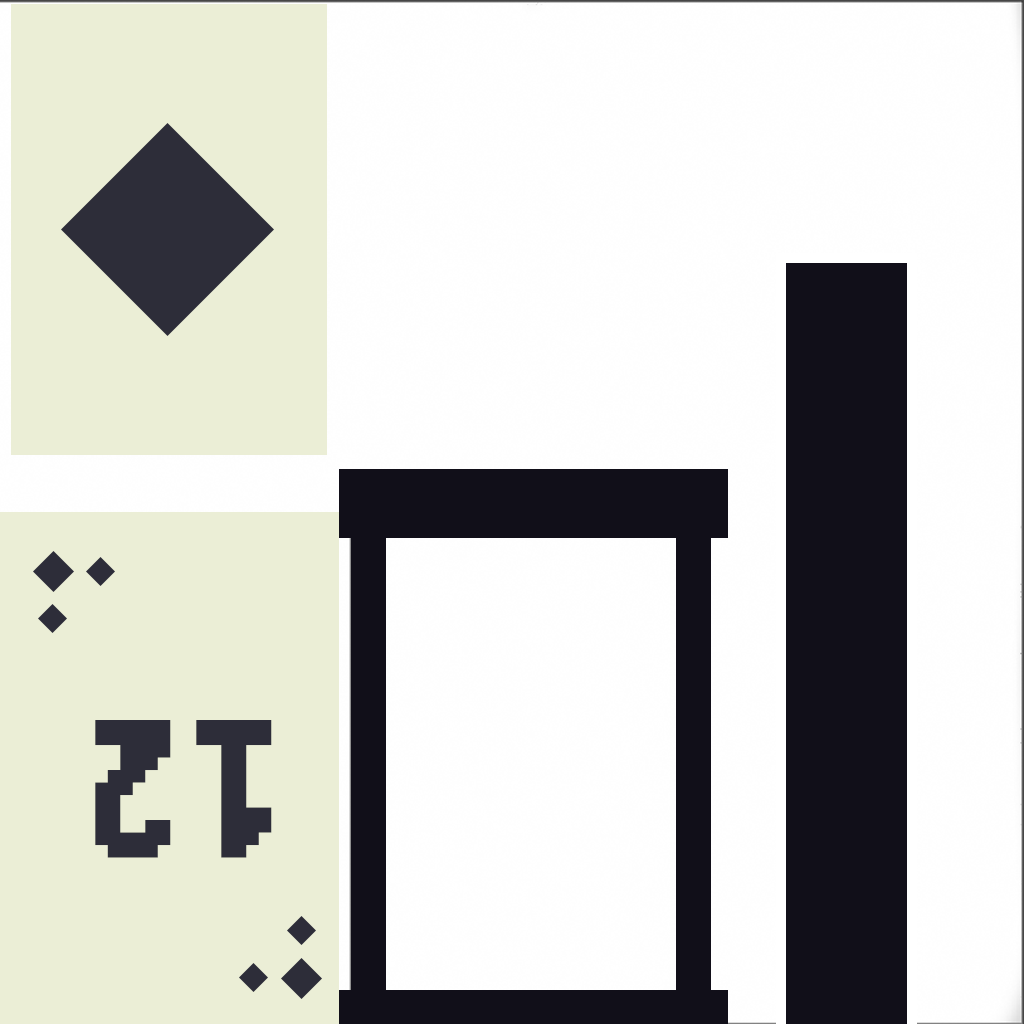
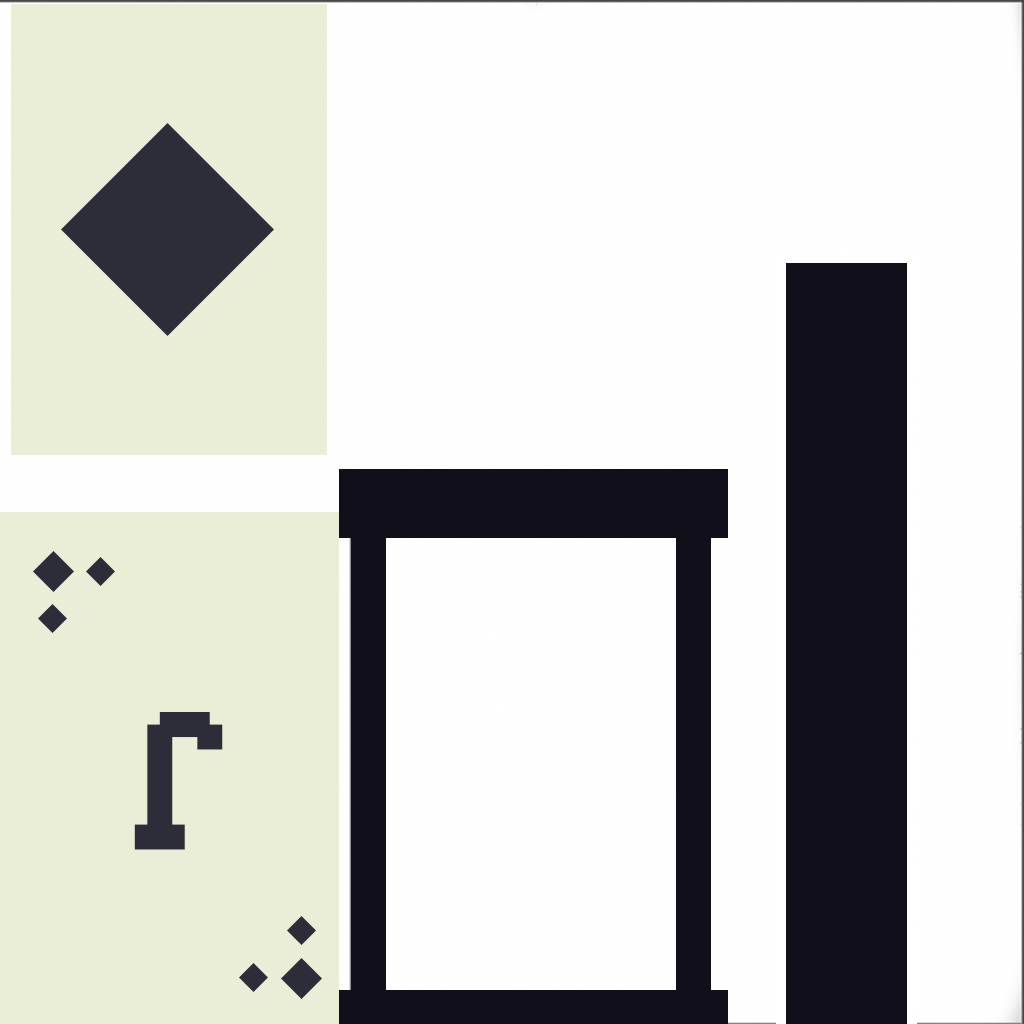
Before/after of a 1024 × 1024 layered artwork. What changed in the layer stack:
renamed "12" to "J", painted on it over (95, 712, 272, 858)
painted on "Rectangle 4" (1st of 2) over (95, 712, 272, 858)